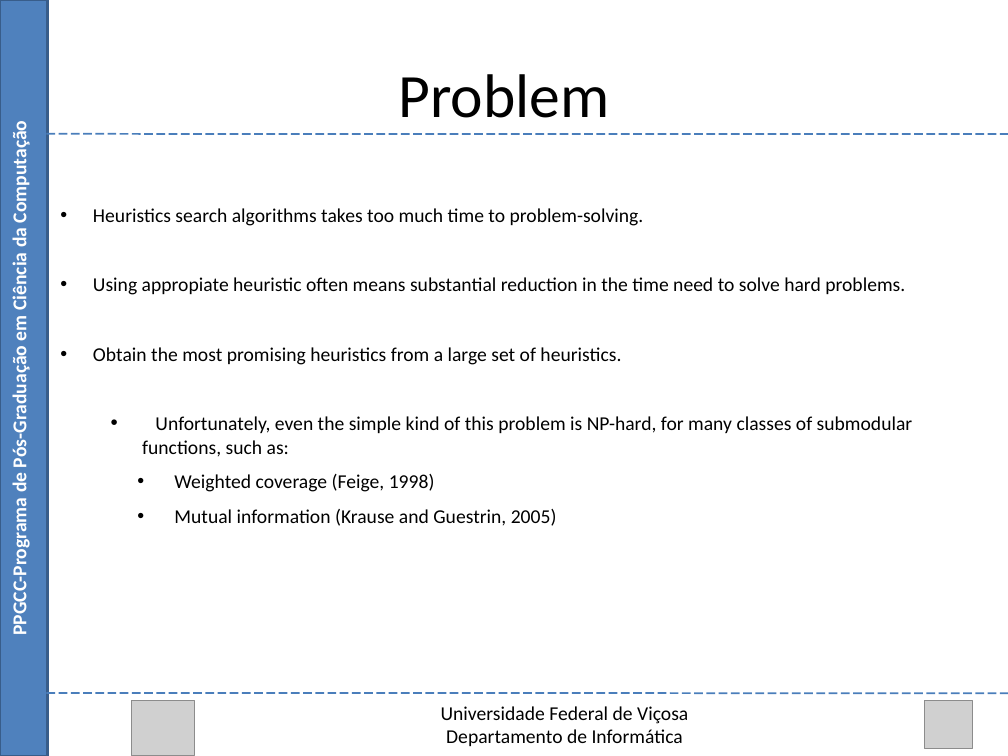
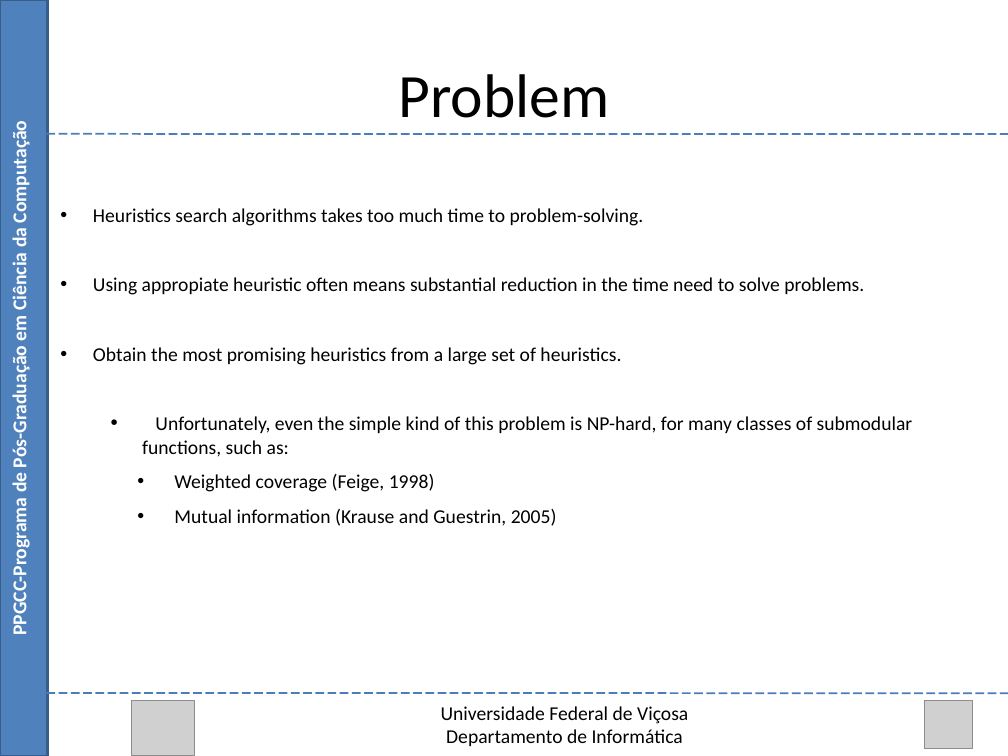
Before and after one commit to Marvinsky/research-marvin, a slide deck: slide 11 of latex/odp/selection heuristics.odp. Drawn at 1008x756 pixels with LibreOffice and Linux fonts; fonts in the diff are those of the drawing; grey boxes stand for pictures. Boxes give left, top, right and bottom in pixels: in the first picture for what was removed or moved away, otherwise in the second. Text is boxed around its words. In the diff, an @@ line names an element or a change of style, - is before the commit and + after.

Commit message:
13/08/15 update selection heuristics

```diff
--- a/latex/odp/selection heuristics.odp
+++ b/latex/odp/selection heuristics.odp
@@ text at (x1=93, y1=277, x2=864, y2=295): text changed @@
-• Using appropiate heuristic often means substantial reduction in the time need to solve hard problems.
+• Using appropiate heuristic often means substantial reduction in the time need to solve problems.
```
Also in this commit, not shown: 17 other slides changed.
